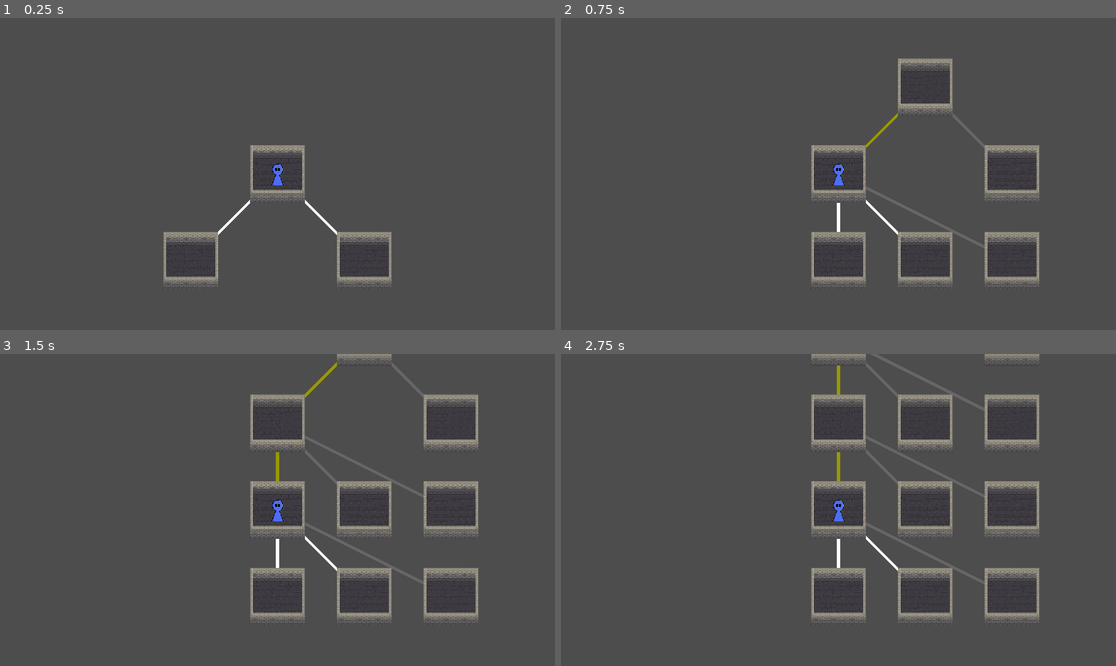
Above: before the commit, frames 1-4 (two rows, left to right).
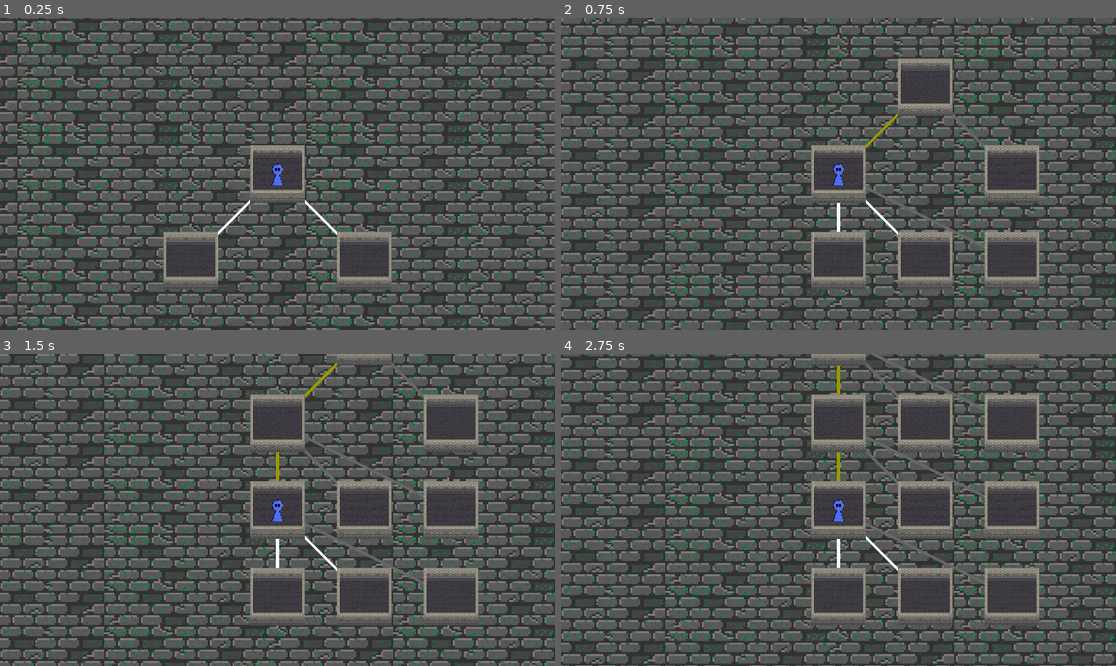
Above: after the commit, the same moments.

Repository: LuisFelipeNM/Roguelike-AED
Game: Godot game, scene res://scenes/main.tscn
Same seed, same stepped clock (60 frames per second), same inputs: the game is played once before the commit and once after it.
Inputs (mouse positions are in pixels of both pictures, inside the frame that each line leads up to):
- Up to frame 1 (0.25 s): no input
- Up to frame 2 (0.75 s): click (749, 261) at 0.52 s
- Up to frame 3 (1.5 s): click (277, 597) at 1.27 s
- Up to frame 4 (2.75 s): click (838, 597) at 2.02 s

The runs differ from the first frame. In frame 1, 49% of the frame differs, in the area x 0-100%, y 0-100%; in frame 2, 45%; in frame 3, 42%; in frame 4, 41%.

Commit message:
Added Background

Diff:
--- a/scenes/main.tscn
+++ b/scenes/main.tscn
@@ -1,11 +1,18 @@
-[gd_scene load_steps=5 format=3 uid="uid://qvnh12ahrh6o"]
+[gd_scene load_steps=6 format=3 uid="uid://qvnh12ahrh6o"]
 
+[ext_resource type="Texture2D" uid="uid://bonupe61qkywn" path="res://assets/Background3.png" id="1_itc18"]
 [ext_resource type="Script" path="res://scripts/tree.gd" id="1_wbv3e"]
 [ext_resource type="Texture2D" uid="uid://byet3hnvc7kbq" path="res://assets/Heroi.png" id="2_bnusn"]
 [ext_resource type="Script" path="res://scripts/player_camera.gd" id="2_cb07m"]
 [ext_resource type="Script" path="res://scripts/hero.gd" id="4_grdpg"]
 
 [node name="Main" type="Node2D"]
+
+[node name="Background" type="Sprite2D" parent="."]
+texture_repeat = 2
+texture = ExtResource("1_itc18")
+region_enabled = true
+region_rect = Rect2(0, 0, 7000, 10000)
 
 [node name="Tree" type="Node2D" parent="."]
 script = ExtResource("1_wbv3e")
Binary file added: assets/Background.png
Not shown, added: assets/Background.png.import
Binary file added: assets/Background2.png
Not shown, added: assets/Background2.png.import
Binary file added: assets/Background3.png
Not shown, added: assets/Background3.png.import
